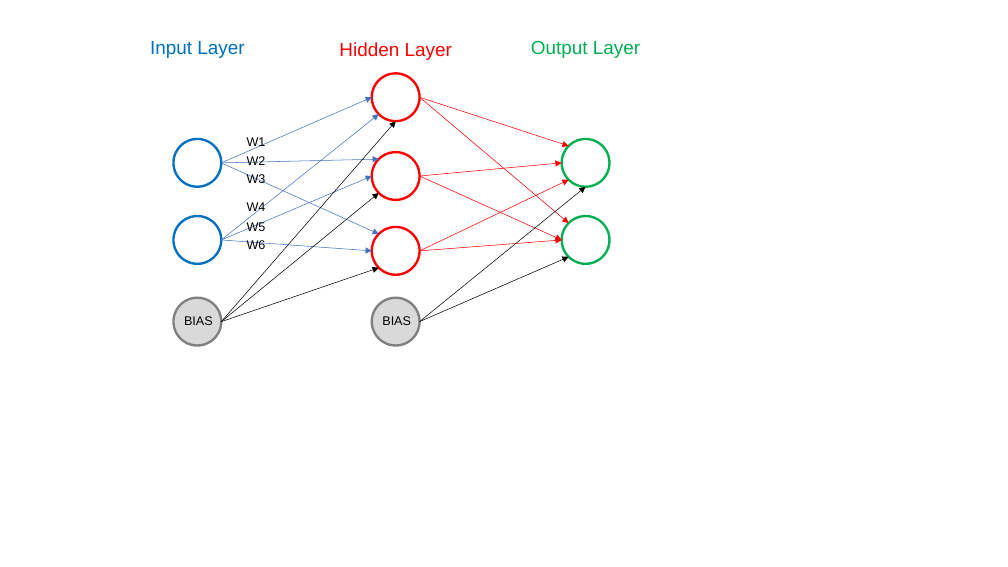
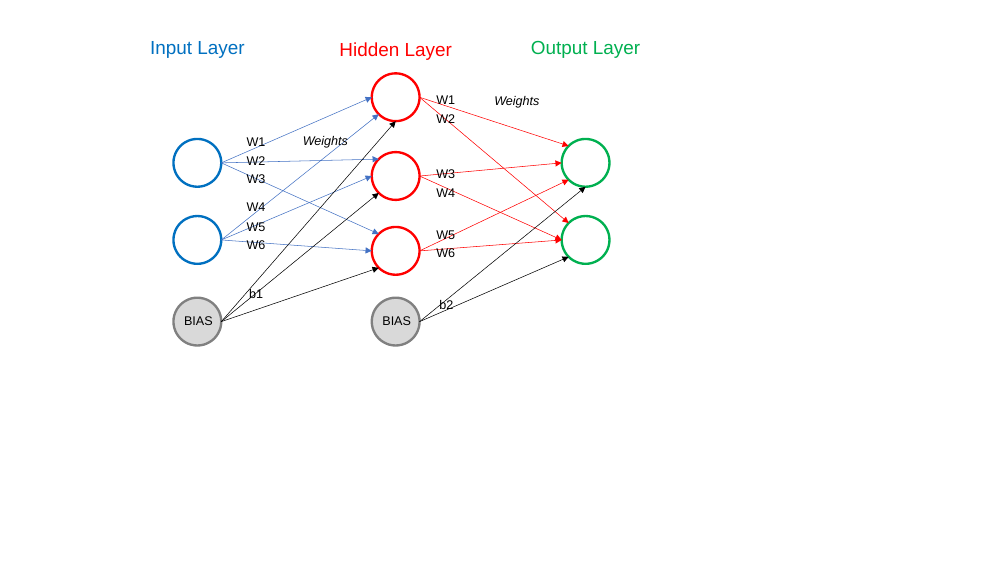
Before and after one commit to istewar1/Research, a slide deck: slide 2 of COSC 528/Project 4/Images.pptx. Drawn at 1008x567 pixels with LibreOffice and Linux fonts; fonts in the diff are those of the drawing. Boxes give left, top, right and bottom in pixels: in the first picture for what was removed or moved away, otherwise in the second. Text is boxed around its words. In the diff, an @@ line names an element or a change of style, - is before the commit and + after.

```diff
--- a/COSC 528/Project 4/Images.pptx
+++ b/COSC 528/Project 4/Images.pptx
@@ text added at [436, 95, 455, 108], 12 pt, text #000000 @@
+W1
@@ text added at [436, 113, 455, 126], 12 pt, text #000000 @@
+W2
@@ text added at [494, 96, 539, 108], 12 pt, text #000000, italic @@
+Weights
@@ text added at [303, 136, 348, 148], 12 pt, text #000000, italic @@
+Weights
@@ text added at [436, 169, 455, 178], 12 pt, text #000000 @@
+W3
@@ text added at [436, 187, 455, 197], 12 pt, text #000000 @@
+W4
@@ text added at [436, 230, 455, 242], 12 pt, text #000000 @@
+W5
@@ text added at [436, 248, 455, 257], 12 pt, text #000000 @@
+W6
@@ text added at [249, 288, 263, 299], 12 pt, text #000000 @@
+b1
@@ text added at [439, 299, 453, 312], 12 pt, text #000000 @@
+b2
```
Also in this commit, not shown: 1 other file.
